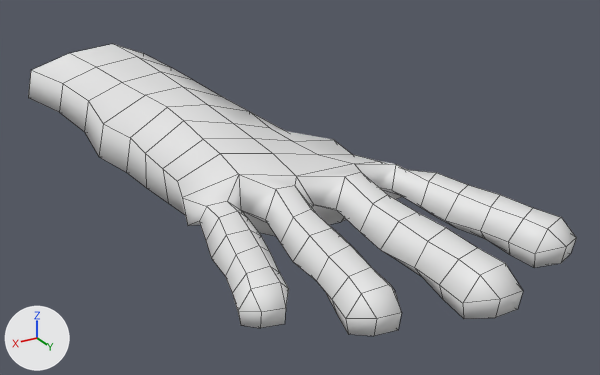
The FBX model Assets/Models/hand.fbx as it was, and as the next commit left it.
One viewpoint serves both versions: a 50 mm camera at (3.86, 6.8, 2.43) aimed at (0.02, 0.41, -0.77). Every picture has the same lights, and +X, +Y and +Z are marked at lower left. Mesh edges are drawn as thin lines. Where no turn or scale is listed for an object, it has been applied to the vertices.
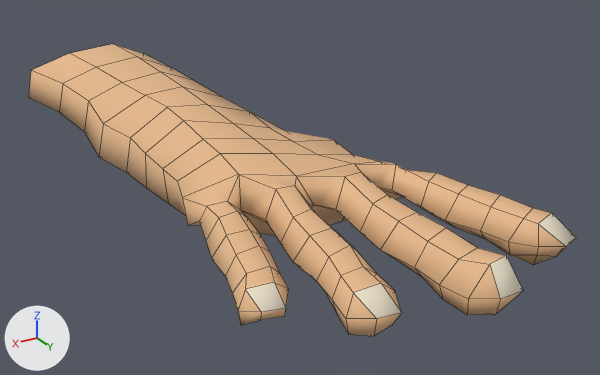
Location of each change, (x1, y1, x2, y2) in pixels of the pictures (600 x 375 px; the box of a moved part takes in the faces that stretch with it):
'Cube', reshaped, recoloured (white to beige): (28, 44, 576, 336) in both
part 1 of me_cube_001, moved or reshaped: (233, 208, 576, 336) in both
part 2 of me_cube_001, recoloured (white to beige): (28, 44, 533, 336) in both

The change, as a list of edits to the scene's bpy script:
```text
Add mat_nail:
    mat_nail = principled_material('Nail')
    mat_nail.base_color = (0.8, 0.722, 0.567)  # white #e7ddc6
    mat_nail.roughness = 0.69
Add mat_skin:
    mat_skin = principled_material('Skin')
    mat_skin.base_color = (0.8, 0.484, 0.257)  # beige #e7b98b
    mat_skin.roughness = 0.69
Change me_cube_001:
    where me_cube_001.from_pydata(...)  # 293 vertices, 302 faces; spans x -1.41..1.39, y -3.39..3.58, z -0.87..0.44
    used by ob_cube; location = (0.488, -0.02, -0.435)
    before: 100 (-0.26, 3.39, 0.26) at pixel (505, 263), 144 (0.52, 2.96, 0.25) at pixel (371, 267), 145 (0.71, 2.99, 0.25) at pixel (348, 276), 146 (0.54, 3.21, 0.25) at pixel (390, 284), 147 (0.76, 3.21, 0.25) at pixel (361, 293)
    before: 215 (1.09, 2.71, 0.0), 221 (1.27, 2.71, -0.06), 225 (1.16, 2.95, 0.02) at pixel (284, 324), 226 (1.31, 2.91, 0.02) at pixel (260, 328)
    me_cube_001 part 1
    add for i in [100, 215, 221, 225, 226]: me_cube_001.vertices[i].co += Vector((0.0, 0.0, 0.06))
    add for i in [*range(144, 148)]: me_cube_001.vertices[i].co += Vector((0.0, -0.09, -0.04))
    me_cube_001.vertices[51].co: (-1.12, 3.07, 0.26) -> (-1.12, 2.97, 0.26)  # pixel (561, 217) -> pixel (551, 212)
    me_cube_001.vertices[52].co: (-0.89, 3.15, 0.26) -> (-0.89, 3.06, 0.26)  # pixel (547, 228) -> pixel (538, 223)
    me_cube_001.vertices[61].co: (-0.79, 3.15, 0.08) -> (-0.85, 3.12, 0.11)  # pixel (534, 253) -> pixel (538, 246)
    me_cube_001.vertices[62].co: (-1.19, 2.97, 0.14) -> (-1.16, 2.97, 0.15)
    me_cube_001.vertices[76].co: (-0.81, 3.15, -0.04) -> (-0.88, 3.09, 0.02)  # pixel (534, 267) -> pixel (536, 254)
    me_cube_001.vertices[88].co: (-1.12, 3.2, 0.01) -> (-1.11, 3.14, 0.06)  # pixel (570, 253) -> not seen
    me_cube_001.vertices[89].co: (-0.95, 3.26, 0.01) -> (-0.95, 3.21, 0.05)  # pixel (560, 263) -> pixel (556, 256)
    me_cube_001.vertices[101].co: (0.0, 3.43, 0.26) -> (-0.07, 3.43, 0.32)  # pixel (480, 275) -> pixel (489, 264)
    me_cube_001.vertices[110].co: (0.1, 3.4, 0.08) -> (0.05, 3.39, 0.09)  # pixel (462, 303) -> pixel (468, 298)
    me_cube_001.vertices[123].co: (0.08, 3.4, -0.04) -> (0.04, 3.39, -0.03)  # pixel (463, 318) -> pixel (467, 314)
    me_cube_001.vertices[124].co: (-0.25, 3.27, -0.02) -> (-0.3, 3.26, 0.0)
    me_cube_001.vertices[130].co: (-0.03, 3.32, -0.09) -> (-0.03, 3.32, -0.06)
    me_cube_001.vertices[134].co: (-0.24, 3.55, 0.01) -> (-0.24, 3.49, 0.03)  # pixel (517, 309) -> pixel (511, 301)
    me_cube_001.vertices[135].co: (-0.04, 3.55, 0.01) -> (-0.04, 3.55, 0.03)  # pixel (495, 317) -> pixel (495, 314)
    me_cube_001.vertices[180].co: (0.58, 3.36, 0.01) -> (0.58, 3.29, 0.01)  # pixel (398, 330) -> pixel (391, 325)
    me_cube_001.vertices[192].co: (1.11, 2.81, 0.24) -> (1.11, 2.73, 0.2)  # pixel (280, 282) -> pixel (274, 282)
    me_cube_001.vertices[193].co: (1.31, 2.79, 0.24) -> (1.31, 2.71, 0.2)  # pixel (250, 289) -> pixel (245, 289)
    me_cube_001 part 2: 296 of the faces centred in x -1.33..1.35, y -2.96..3.57, z -0.83..0.39 switch from no material to mat_skin (beige #e7b98b)
    add me_cube_001.materials.append(mat_nail)  # white #e7ddc6
```
